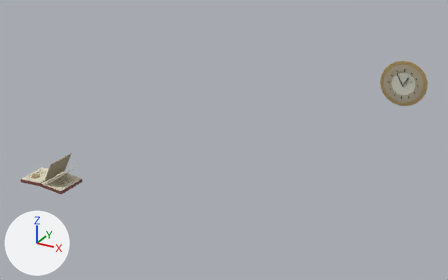
An edit to the glTF model public/assets/classroom-dress.glb, drawn before and after from the same camera.
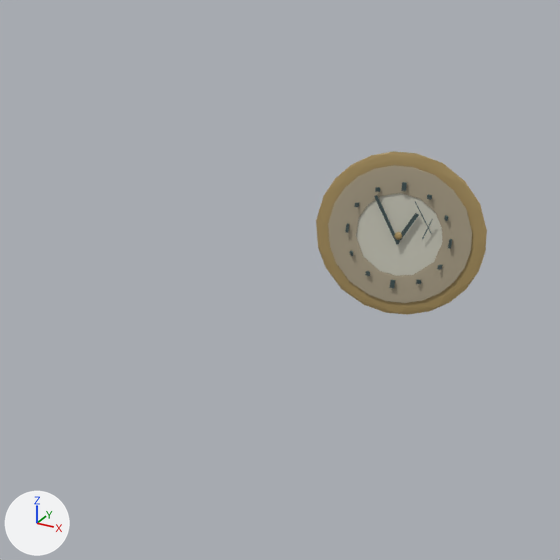
The first picture shows the older version from a 50 mm lens placed at (6.39, -4.2, 6.65), pointed at (1.14, 5.36, 1.87). The close-ups show the older and then the newer version on the part from 65% to 100% of the width and 7% to 62% of the height of that picture. Only the edits that show in the close-ups are written down. Lighting does not change. The marker at lower left points along +X, +Y and +Z. Where no turn or scale is listed for an object, it has been applied to the vertices.

The older version as bpy lines, for what is in view:
```python
ob_clock_brass_frame = bpy.data.objects.new('CLOCK_Brass_Frame', me_torus)
ob_clock_brass_frame.location = (3.8, 8.044, 2.65)
ob_clock_dial = bpy.data.objects.new('CLOCK_Dial', me_cylinder_003)
ob_clock_dial.location = (3.8, 8.043, 2.65)
ob_clock_hour_hand = bpy.data.objects.new('CLOCK_Hour_Hand', me_cube_021)
ob_clock_hour_hand.location = (3.844, 8.009, 2.705)
ob_clock_hour_mark_00 = bpy.data.objects.new('CLOCK_Hour_Mark_00', me_cube_023)
ob_clock_hour_mark_00.location = (3.8, 8.009, 2.937)
ob_clock_hour_mark_07 = bpy.data.objects.new('CLOCK_Hour_Mark_07', me_cube_030)
ob_clock_hour_mark_07.location = (3.657, 8.009, 2.401)
ob_clock_hour_mark_08 = bpy.data.objects.new('CLOCK_Hour_Mark_08', me_cube_031)
ob_clock_hour_mark_08.location = (3.551, 8.009, 2.507)
ob_clock_hub = bpy.data.objects.new('CLOCK_Hub', me_sphere)
ob_clock_hub.location = (3.8, 8.005, 2.65)
ob_clock_inner_rim = bpy.data.objects.new('CLOCK_Inner_Rim', me_torus_001)
ob_clock_inner_rim.location = (3.8, 8.026, 2.65)
ob_clock_minute_hand = bpy.data.objects.new('CLOCK_Minute_Hand', me_cube_022)
ob_clock_minute_hand.location = (3.728, 8.004, 2.734)
```
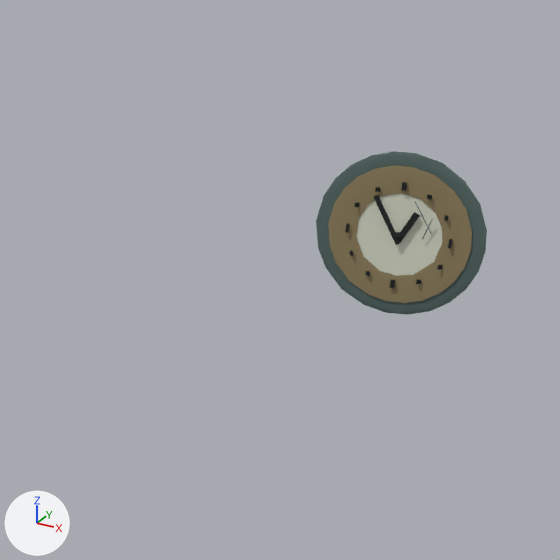
The newer file is also turned or shifted as a whole; pictures and numbers use the older file's frame.

The edits, one by one:
Material 'MAT_Paper_Edge' (mat_mat_paper_edge) changes colour from beige #afa48b to beige #bcb699; in linear values from (0.43, 0.37, 0.26) to (0.5, 0.47, 0.32).
In material 'MAT_Paper_Edge' (mat_mat_paper_edge), emission_strength is now set to 1.0.
Material 'MAT_Brass_Old' (mat_mat_brass_old) changes colour from brown #ad9561 to yellow #90815d; in linear values from (0.42, 0.3, 0.12) to (0.28, 0.22, 0.11).
Material 'MAT_Black_Ink' (mat_mat_black_ink) changes colour from greyish cyan #425555 to black #181f1d; in linear values from (0.055, 0.09, 0.09) to (0.009, 0.014, 0.012).
In material 'MAT_Clock_Dial' (mat_mat_clock_dial), emission_color is now set to (0.0293, 0.0301, 0.0248), dark grey #30302c.
In material 'MAT_Clock_Dial' (mat_mat_clock_dial), emission_strength is now set to 1.0.
me_torus has 161 vertices, 322 faces and spans x -0.478..0.475, y -0.01..0.01, z -0.475..0.475.
me_torus no longer uses material mat_mat_brass_old (brown #ad9561).
me_torus gains material mat_mat_clock_back (greyish cyan #556965).
me_torus_001 has 161 vertices, 322 faces and spans x -0.402..0.4, y -0.002..0.002, z -0.4..0.4.
me_torus_001 no longer uses material mat_mat_paper_edge (beige #afa48b).
me_torus_001 gains material mat_mat_brass_old (yellow #90815d).

What differs and where, as boxes (x1, y1, x2, y2) in the close-ups (560 x 560 px):
'CLOCK_Inner_Rim', recoloured, surface changed (darker): (328, 165, 472, 303) in both
'CLOCK_Brass_Frame', recoloured (brown to greyish cyan): (316, 151, 487, 315) in both
'CLOCK_Minute_Hand', recoloured: (374, 195, 399, 244) in both
'CLOCK_Hour_Hand', recoloured: (399, 213, 419, 241) in both
'CLOCK_Hub', recoloured: (394, 232, 402, 240) in both
'CLOCK_Hour_Mark_00', recoloured: (401, 182, 407, 191) in both
'CLOCK_Hour_Mark_06', recoloured: (390, 280, 395, 288) in both
'CLOCK_Hour_Mark_03', recoloured: (448, 239, 452, 248) in both
'CLOCK_Hour_Mark_11', recoloured: (375, 187, 380, 192) in both
'CLOCK_Hour_Mark_01', recoloured: (427, 194, 432, 200) in both
'CLOCK_Hour_Mark_05', recoloured: (416, 280, 421, 284) in both
'CLOCK_Hour_Mark_10', recoloured: (354, 202, 359, 207) in both
'CLOCK_Hour_Mark_04', recoloured: (437, 265, 443, 270) in both
'CLOCK_Hour_Mark_08', recoloured: (350, 251, 353, 256) in both
